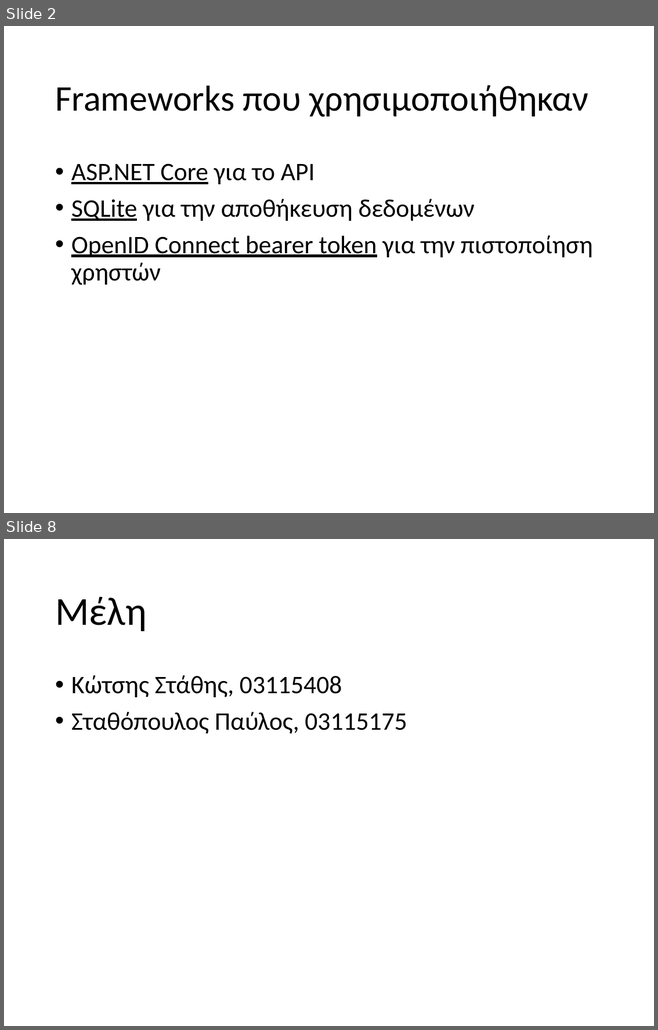
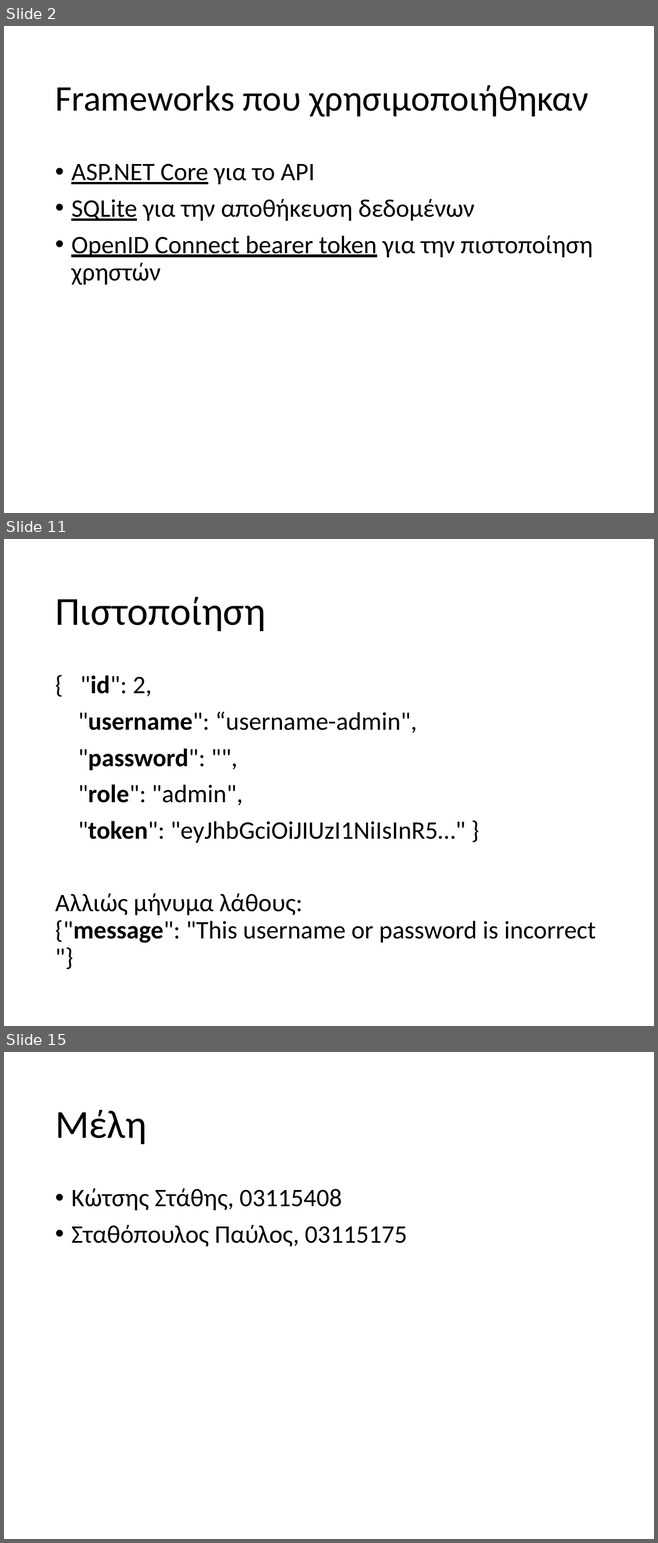
Before and after one commit to staks1/networkApi, a slide deck: Final.pptx. Shown one above the other, each under a label of ours: slides 2 and 8 before the commit, slides 2, 11 and 15 after it; the slides between them are not shown. The pictures are 658x1030 and 658x1543 pixels, drawn with LibreOffice and Linux fonts; fonts in the diff are those of the drawing. Boxes give left, top, right and bottom in pixels: in the first picture for what was removed or moved away, otherwise in the second. Text is boxed around its words. In the diff, an @@ line names an element or a change of style, - is before the commit and + after.

```diff
--- a/Final.pptx
+++ b/Final.pptx
@@ slide 11 added at box(4, 539, 654, 1026), background #FFFFFF @@
@@ title added at box(55, 596, 266, 631), 44 pt, text #000000 @@
+Πιστοποίηση
@@ text added at box(55, 675, 596, 943), 28 pt, text #000000 @@
+{ "id": 2,
+"username": “username-admin",
+"password": "",
+"role": "admin",
+"token": "eyJhbGciOiJIUzI1NiIsInR5…" }
+Αλλιώς μήνυμα λάθους: {"message": "This username or password is incorrect"}
@@ what was slide 8 is now slide 15 @@
```
Also in this commit, not shown: 4 slides changed, 7 other slides added, 1 slide removed, 7 other files.
